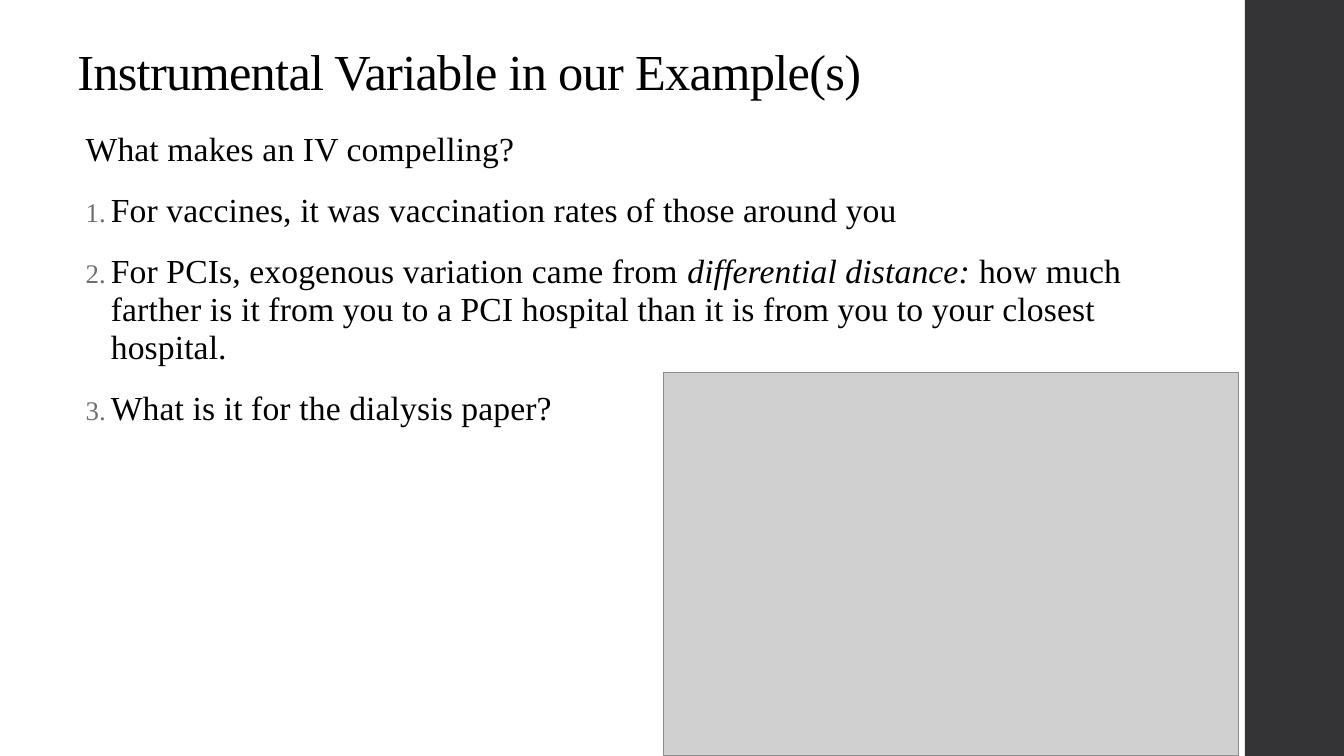
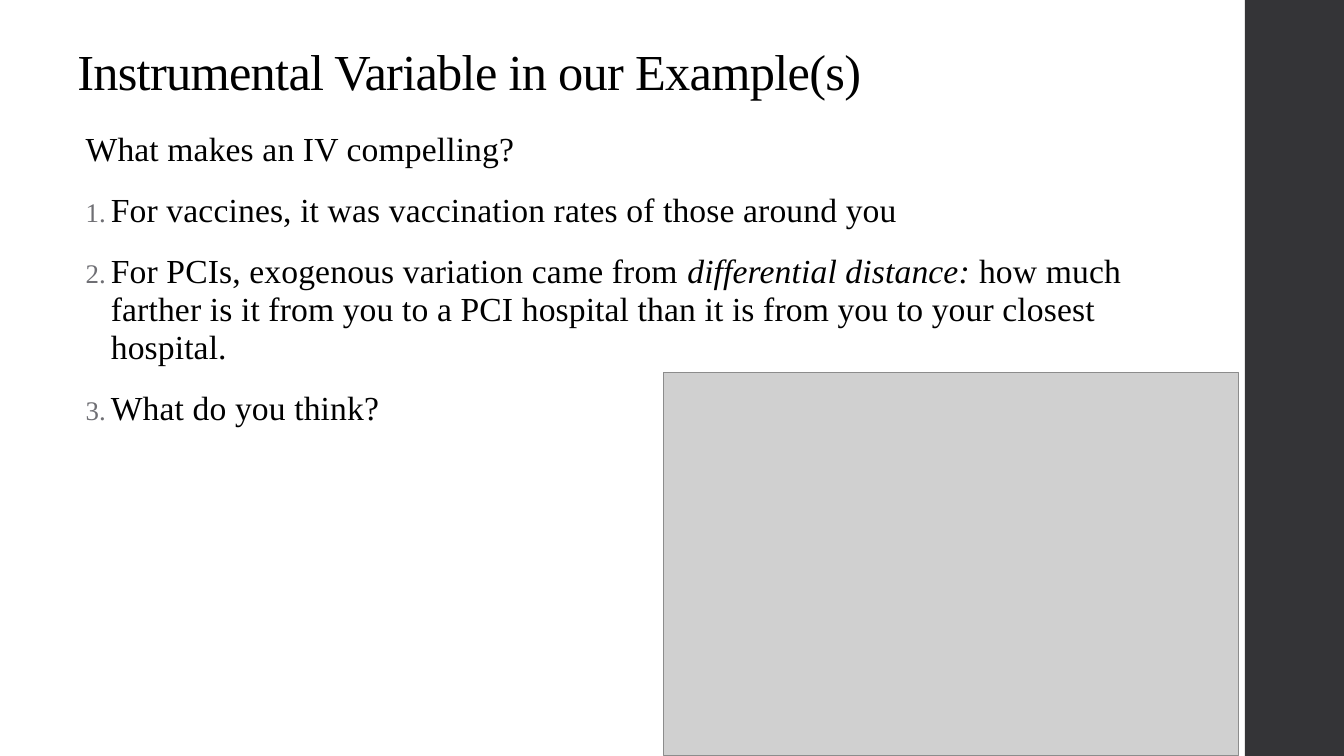
Before and after one commit to alex-hoagland/HAD5744, a slide deck: slide 5 of Lecture08_IV2/Lecture08_IVEstimation2.pptx. Drawn at 1344x756 pixels with LibreOffice and Linux fonts; fonts in the diff are those of the drawing; grey boxes stand for pictures. Boxes give left, top, right and bottom in pixels: in the first picture for what was removed or moved away, otherwise in the second. Text is boxed around its words. In the diff, an @@ line names an element or a change of style, - is before the commit and + after.

Commit message:
update IV lecture

```diff
--- a/Lecture08_IV2/Lecture08_IVEstimation2.pptx
+++ b/Lecture08_IV2/Lecture08_IVEstimation2.pptx
@@ text at [111,396,379,426]: text changed @@
-3. What is it for the dialysis paper?
+3. What do you think?
```
Also in this commit, not shown: 8 other slides changed, 22 slides added, 3 slides removed, 5 other files.
